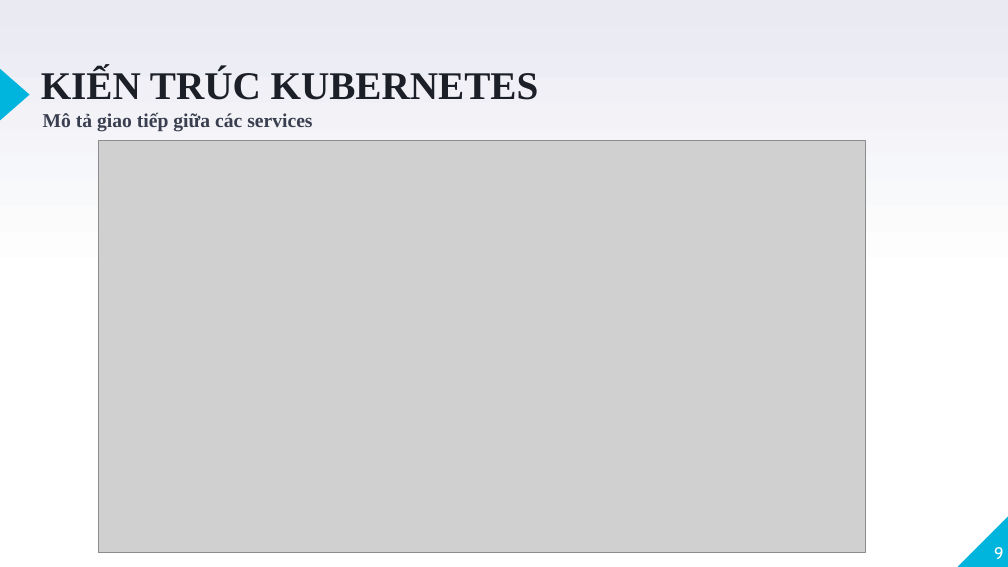
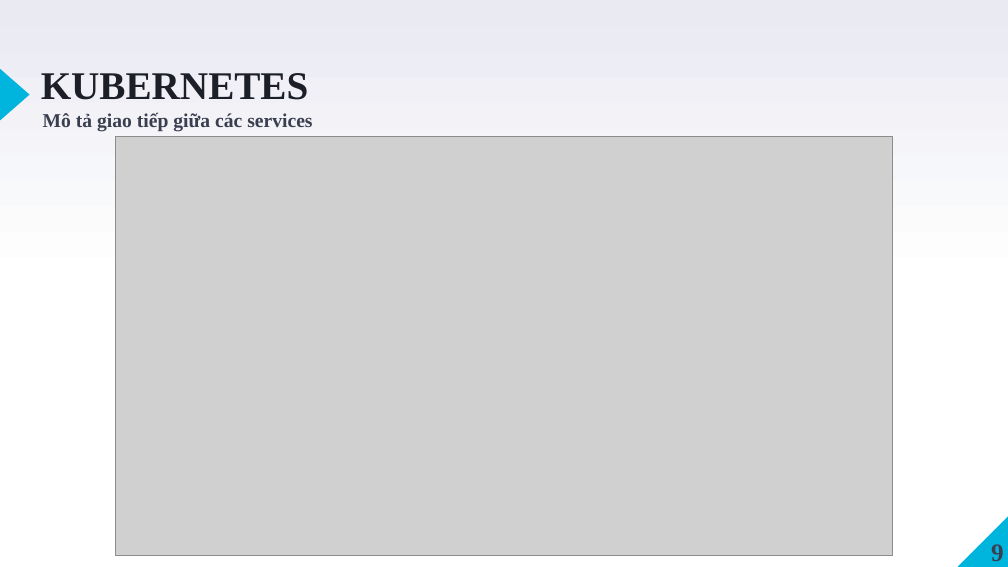
Before and after one commit to VoQuangTuong185/DoAnTotNghiep, a slide deck: slide 9 of Documentation/BCDK4/CN_185_VoQuangTuong_TomTat_BCCK.pptx. Drawn at 1008x567 pixels with LibreOffice and Linux fonts; fonts in the diff are those of the drawing; grey boxes stand for pictures. Boxes give left, top, right and bottom in pixels: in the first picture for what was removed or moved away, otherwise in the second. Text is boxed around its words. In the diff, an @@ line names an element or a change of style, - is before the commit and + after.

```diff
--- a/Documentation/BCDK4/CN_185_VoQuangTuong_TomTat_BCCK.pptx
+++ b/Documentation/BCDK4/CN_185_VoQuangTuong_TomTat_BCCK.pptx
@@ text at <box>41,73,309,100</box>: text changed @@
-KIẾN TRÚC KUBERNETES
+KUBERNETES
@@ picture: place and size @@
-picture at <box>98,140,866,552</box>
+picture at <box>115,136,892,555</box>
@@ page number at <box>991,544,1004,561</box>: size 12 to 18 pt, font Cabin to Times New Roman, text colour #FFFFFF to #3A3F50, bold on @@
```
Also in this commit, not shown: 16 other slides changed, 6 other files.
